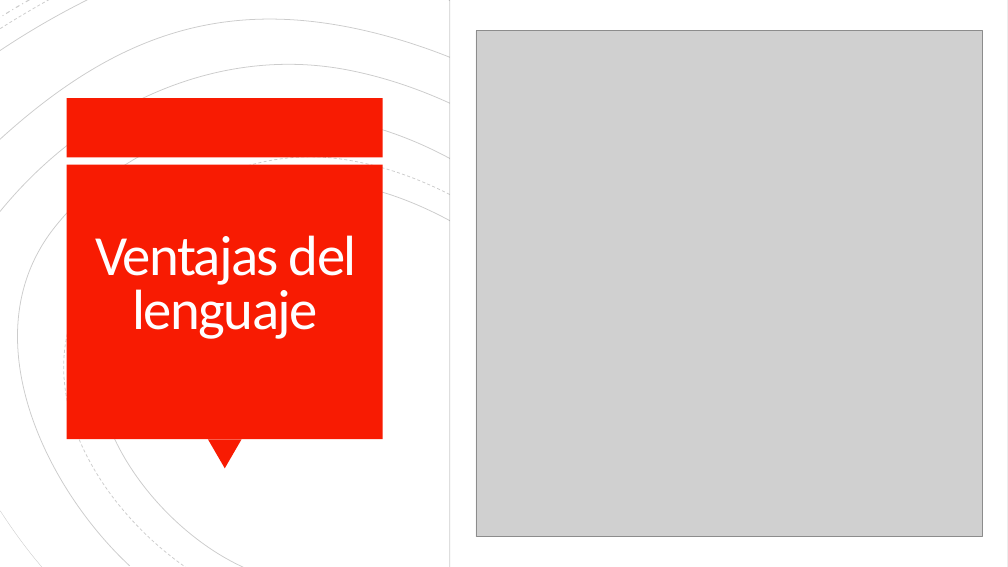
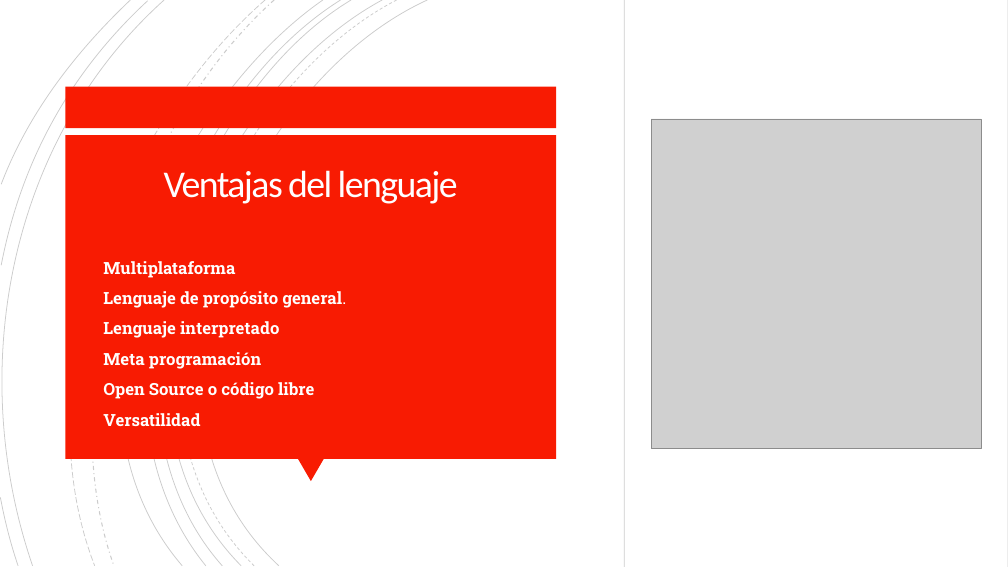
Before and after one commit to elpolloconmayo/Taller1, a slide deck: slide 5 of Presentación/Presentacion flp.pptx. Drawn at 1008x567 pixels with LibreOffice and Linux fonts; fonts in the diff are those of the drawing; grey boxes stand for pictures. Boxes give left, top, right and bottom in pixels: in the first picture for what was removed or moved away, otherwise in the second. Text is boxed around its words. In the diff, an @@ line names an element or a change of style, - is before the commit and + after.

```diff
--- a/Presentación/Presentacion flp.pptx
+++ b/Presentación/Presentacion flp.pptx
@@ freeform shape: place and size @@
-freeform shape at (0,0,88,51)
+freeform shape at (2,0,131,185)
@@ group added at (0,0,1006,567): 6 freeform shapes @@
@@ freeform shape: place and size @@
-freeform shape at (0,45,854,567)
+freeform shape at (40,0,323,566)
@@ freeform shape: place and size @@
-freeform shape at (0,0,917,567)
+freeform shape at (73,0,340,566)
@@ freeform shape: place and size @@
-freeform shape at (55,166,665,567)
+freeform shape at (83,0,383,566)
@@ freeform shape: place and size @@
-freeform shape at (0,45,854,567)
+freeform shape at (83,0,352,566)
@@ freeform shape: place and size @@
-freeform shape at (20,147,685,567)
+freeform shape at (93,0,397,566)
@@ freeform shape: place and size @@
-freeform shape at (55,166,665,567)
+freeform shape at (108,0,427,566)
@@ rectangle: place and size @@
-rectangle at (450,0,1008,567)
+rectangle at (625,0,1008,567)
@@ group removed at (0,0,1008,567): 12 freeform shapes @@
@@ group removed at (0,0,1008,567): 17 freeform shapes @@
@@ rectangle: place and size @@
-rectangle at (67,98,383,157)
+rectangle at (66,87,557,129)
@@ picture: place and size @@
-picture at (476,31,982,537)
+picture at (651,119,981,448)
@@ rectangle: place and size @@
-rectangle at (67,165,383,439)
+rectangle at (66,135,557,459)
@@ title "Ventajas del lenguaje": place and size @@
-title "Ventajas del lenguaje" at (95,235,357,339)
+title "Ventajas del lenguaje" at (164,170,458,204)
@@ title "Ventajas del lenguaje" at (164,170,458,204): size 54 to 36 pt; line spacing 0.8 to 0.85; vertical alignment bottom to middle @@
@@ text added at (103,261,346,426), 16 pt, text #FFFFFE, bold @@
+▪ Multiplataforma
+▪ Lenguaje de propósito general.
+▪ Lenguaje interpretado
+▪ Meta programación
+▪ Open Source o código libre
+▪ Versatilidad
@@ triangle: place and size @@
-triangle at (208,439,242,468)
+triangle at (298,459,324,482)
@@ freeform shape: place and size @@
-freeform shape at (0,511,42,567)
+freeform shape at (1,498,18,566)
@@ freeform shape at (1,498,18,566): outline #000000 0.38 pt to #000000 0.75 pt @@
@@ freeform shape: place and size @@
-freeform shape at (934,0,1008,44)
+freeform shape at (933,501,1006,566)
```
Also in this commit, not shown: 2 other slides changed.
